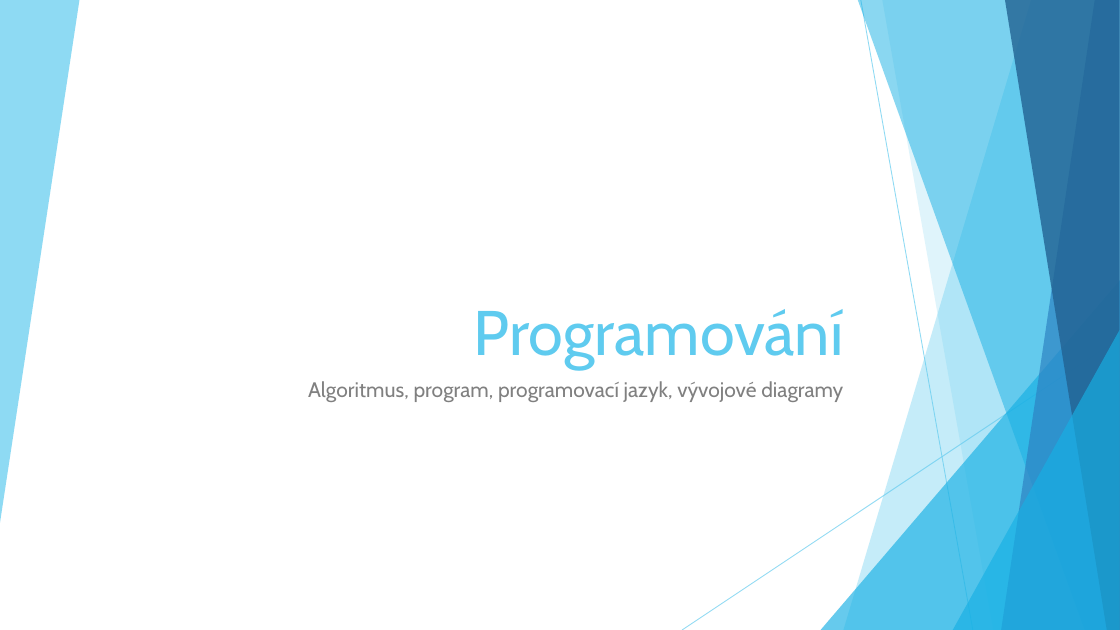
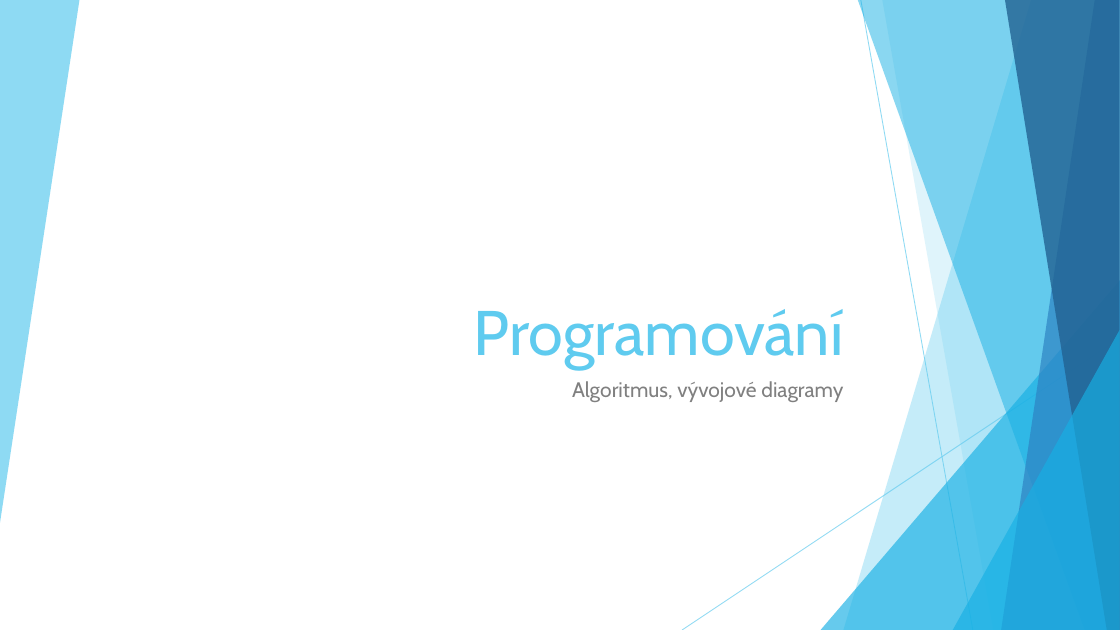
Before and after one commit to dawissl/hradebni, a slide deck: slide 1 of Prezentace/PGM_01.pptx. Drawn at 1120x630 pixels with LibreOffice and Linux fonts; fonts in the diff are those of the drawing. Boxes give left, top, right and bottom in pixels: in the first picture for what was removed or moved away, otherwise in the second. Text is boxed around its words. In the diff, an @@ line names an element or a change of style, - is before the commit and + after.

Commit message:
add presentation about programming language, update README

```diff
--- a/Prezentace/PGM_01.pptx
+++ b/Prezentace/PGM_01.pptx
@@ subtitle at (572,381,843,402): text changed @@
-Algoritmus, program, programovací jazyk, vývojové diagramy
+Algoritmus, vývojové diagramy
```
Also in this commit, not shown: 1 other slide changed, 2 other files.
